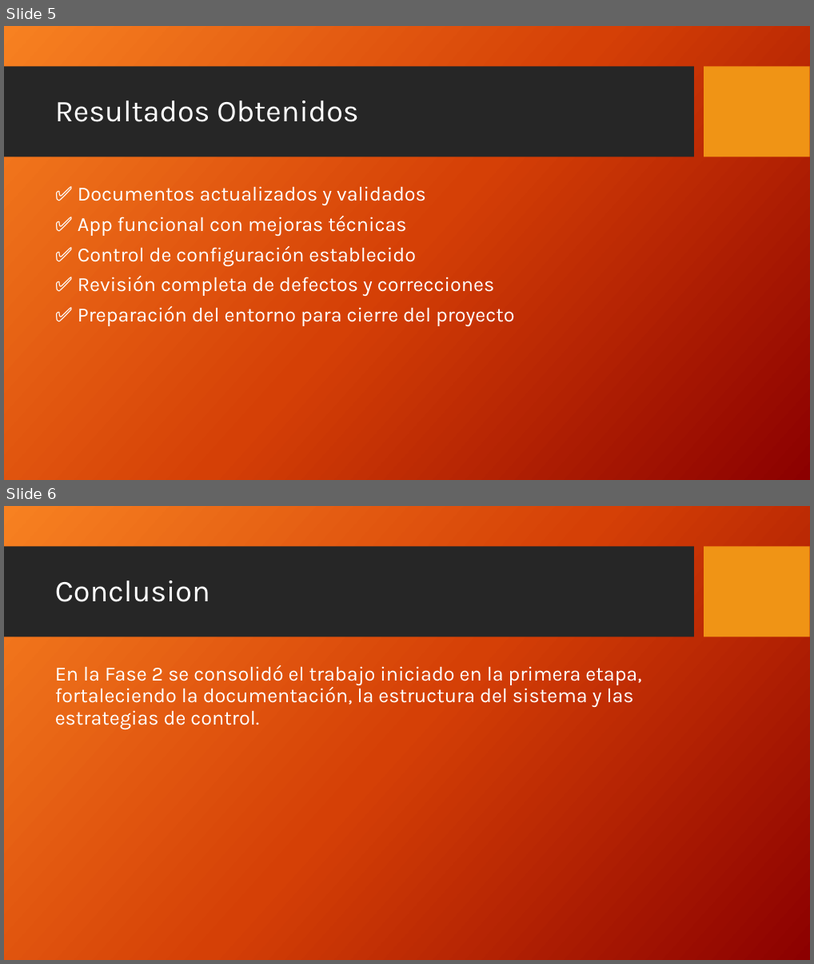
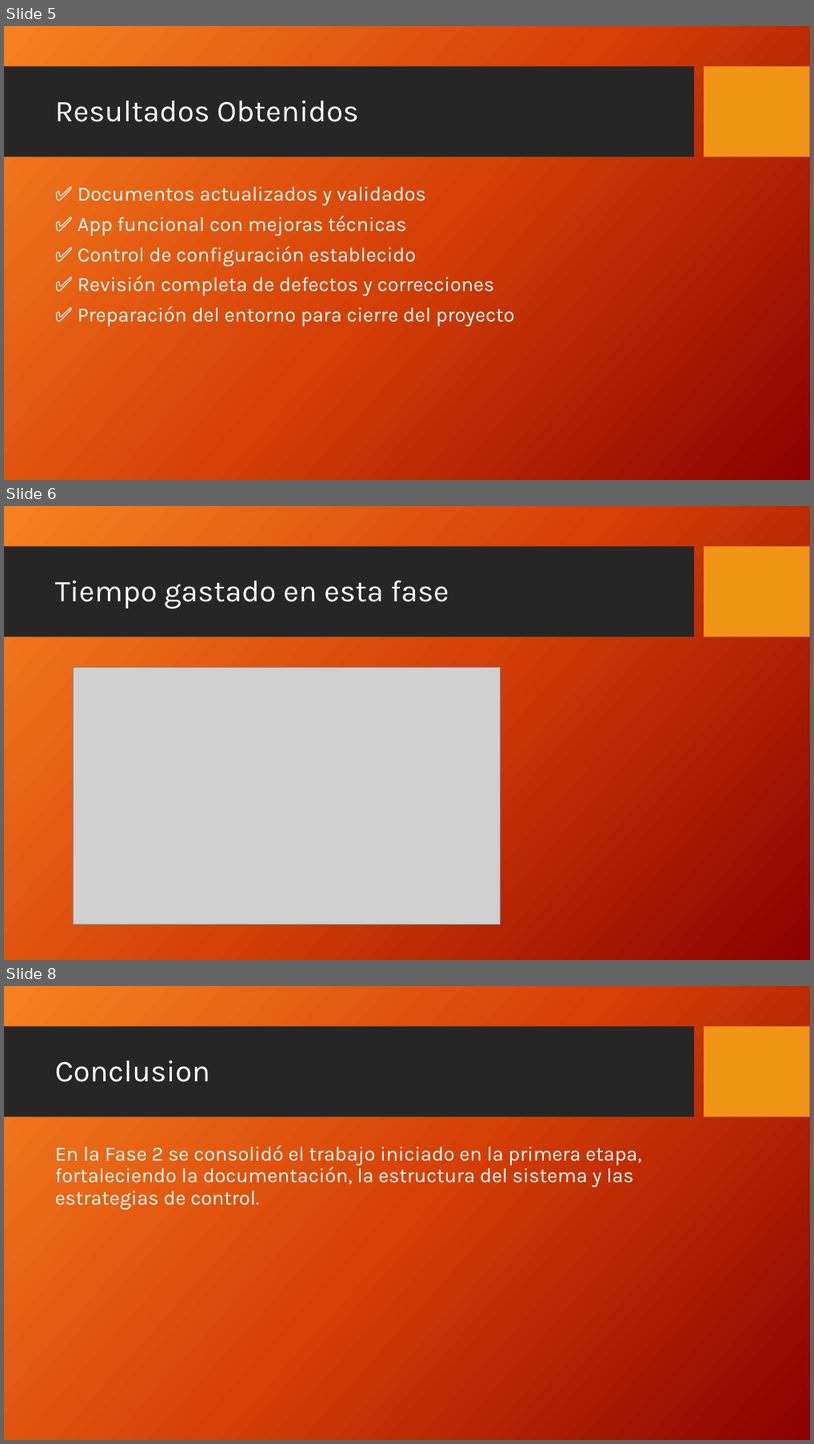
Before and after one commit to Nico2002345/PaginaIngSoftware, a slide deck: assets/docs/Informe_Final_Iniciacion_Estrategia.pptx. Shown one above the other, each under a label of ours: slides 5 and 6 before the commit, slides 5, 6 and 8 after it; the slides between them are not shown. The pictures are 814x964 and 814x1444 pixels, drawn with LibreOffice and Linux fonts; fonts in the diff are those of the drawing; grey boxes stand for pictures; background and template pictures are left out. Boxes give left, top, right and bottom in pixels: in the first picture for what was removed or moved away, otherwise in the second. Text is boxed around its words. In the diff, an @@ line names an element or a change of style, - is before the commit and + after.

```diff
--- a/assets/docs/Informe_Final_Iniciacion_Estrategia.pptx
+++ b/assets/docs/Informe_Final_Iniciacion_Estrategia.pptx
@@ slide 6 added at <box>4,506,810,960</box>, background picture (left out); not listed: 2 template elements that a slide beside it also shows @@
@@ title added at <box>55,580,450,608</box>, 36 pt, text #FFFFFF @@
+Tiempo gastado en esta fase
@@ picture added at <box>73,667,500,924</box> @@
@@ what was slide 6 is now slide 8 @@
```
Also in this commit, not shown: 1 other slide added, 14 other files.
